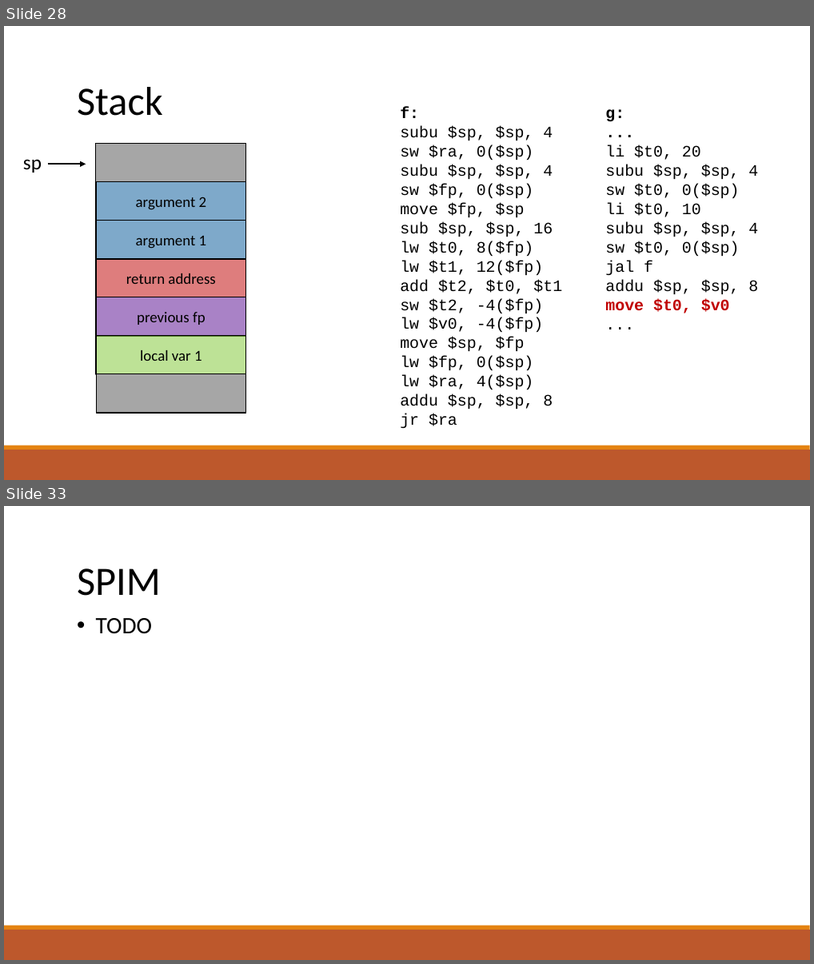
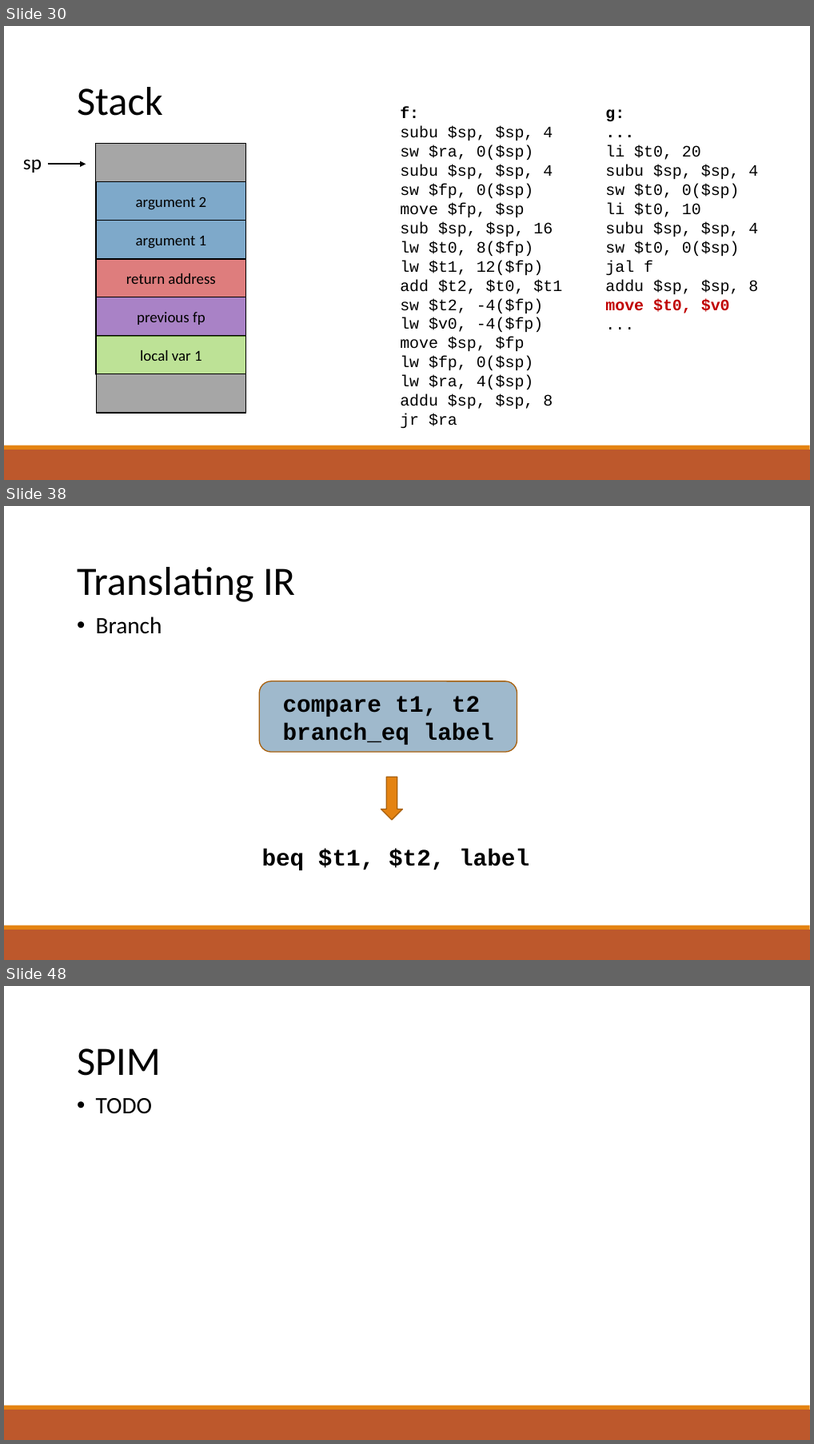
Before and after one commit to raghadzeidan/COMPILATION_TAU_FOR_STUDENTS, a slide deck: new_slides/codegen.pptx. Shown one above the other, each under a label of ours: slides 28 and 33 before the commit, slides 30, 38 and 48 after it; the slides between them are not shown. The pictures are 814x964 and 814x1444 pixels, drawn with LibreOffice and Linux fonts; fonts in the diff are those of the drawing. Boxes give left, top, right and bottom in pixels: in the first picture for what was removed or moved away, otherwise in the second. Text is boxed around its words. In the diff, an @@ line names an element or a change of style, - is before the commit and + after.

```diff
--- a/new_slides/codegen.pptx
+++ b/new_slides/codegen.pptx
@@ slide 38 added at (4, 506, 810, 960), background #FFFFFF; not listed: 2 template elements that a slide beside it also shows @@
@@ text added at (77, 567, 295, 602), 48 pt, text #000000 @@
+Translating IR
@@ text added at (96, 616, 162, 634), 28 pt, text #000000 @@
+• Branch
@@ rounded rectangle added at (259, 681, 517, 752), fill #40749B at 50% opacity, outline #A9610D 1.25 pt, 28 pt, text #000000, bold @@
+compare t1, t2
+branch_eq label
@@ down arrow added at (382, 776, 403, 820), fill #E48312, outline #A9610D 1.25 pt @@
@@ text added at (262, 848, 530, 870), 28 pt, text #000000, bold @@
+beq $t1, $t2, label
@@ what was slide 28 is now slide 30 @@
@@ what was slide 33 is now slide 48 @@
```
Also in this commit, not shown: 1 slide changed, 18 other slides added, 3 slides removed, 1 other file.
